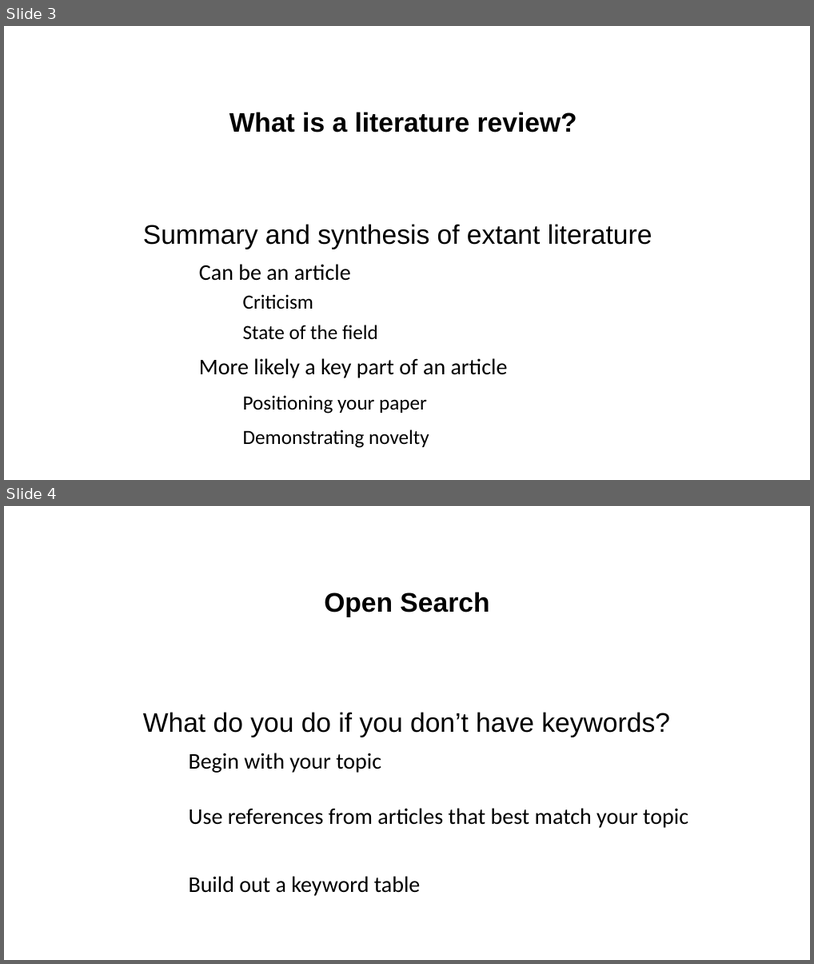
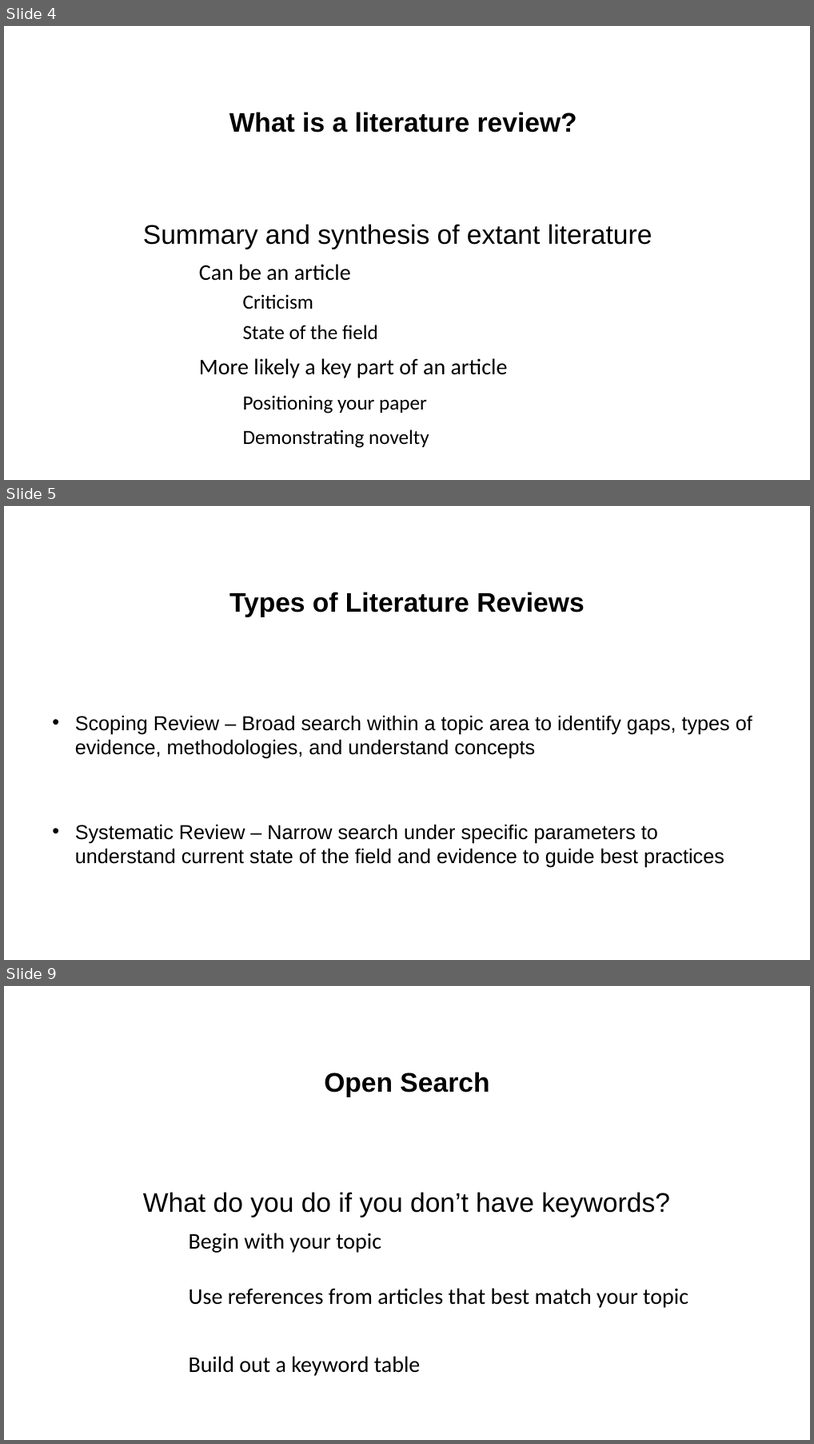
Before and after one commit to NCSU-Libraries/peer-scholars-workshops, a slide deck: Creating Your Literature Review - Research Strategies/ConductingLitReview.pptx. Shown one above the other, each under a label of ours: slides 3 and 4 before the commit, slides 4, 5 and 9 after it; the slides between them are not shown. The pictures are 814x964 and 814x1444 pixels, drawn with LibreOffice and Linux fonts; fonts in the diff are those of the drawing; background and template pictures are left out. Boxes give left, top, right and bottom in pixels: in the first picture for what was removed or moved away, otherwise in the second. Text is boxed around its words. In the diff, an @@ line names an element or a change of style, - is before the commit and + after.

```diff
--- a/Creating Your Literature Review - Research Strategies/ConductingLitReview.pptx
+++ b/Creating Your Literature Review - Research Strategies/ConductingLitReview.pptx
@@ slide 5 added at (4,506,810,960), background #FFFFFF @@
@@ title added at (230,592,584,617), 24 pt, text #000000, bold @@
+Types of Literature Reviews
@@ text added at (75,715,753,868), 18 pt, text #000000 @@
+• Scoping Review – Broad search within a topic area to identify gaps, types of evidence, methodologies, and understand concepts
+• Systematic Review – Narrow search under specific parameters to understand current state of the field and evidence to guide best practices
@@ what was slide 3 is now slide 4 @@
@@ what was slide 4 is now slide 9 @@
```
Also in this commit, not shown: 5 slides changed, 6 other slides added, 2 slides removed, 2 other files.
